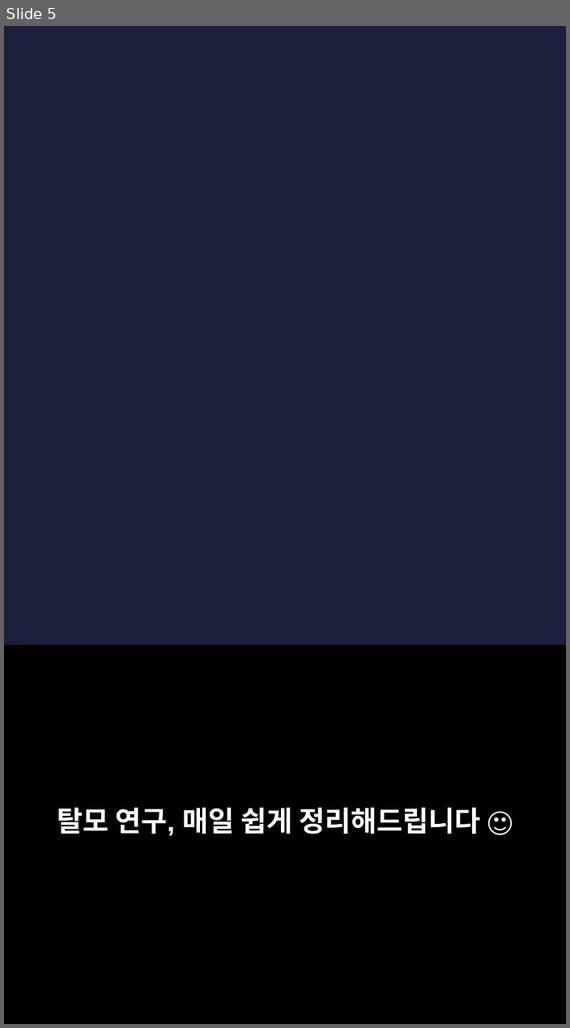
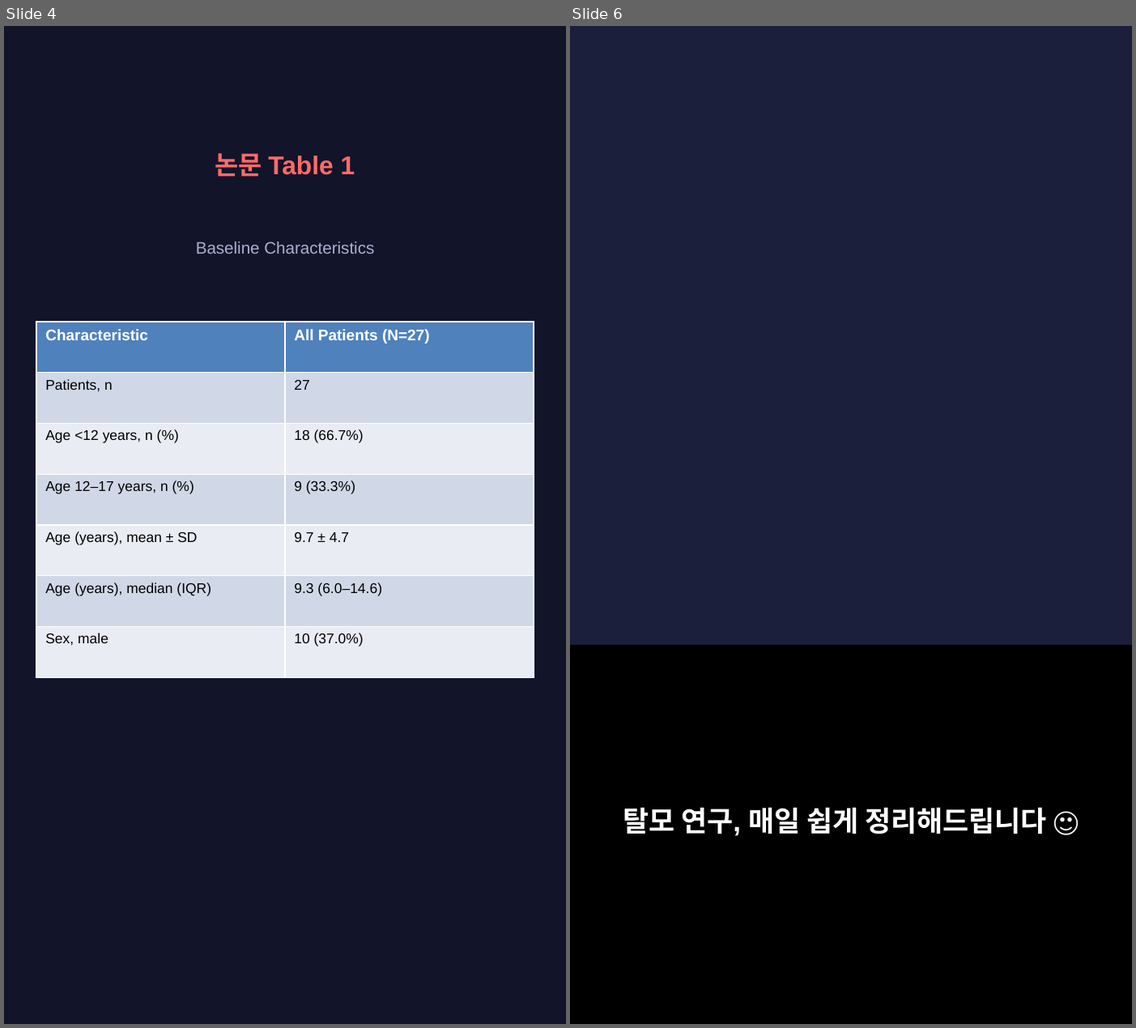
Before and after one commit to hyokang2010-BJ-ANTH/product-builder-test, a slide deck: pwa/data/latest/slides.pptx. Shown side by side, each under a label of ours: slide 5 before the commit, slides 4 and 6 after it; the slides between them are not shown. The pictures are 570x1028 and 1136x1028 pixels, drawn with LibreOffice and Linux fonts; fonts in the diff are those of the drawing; background and template pictures are left out. Boxes give left, top, right and bottom in pixels: in the first picture for what was removed or moved away, otherwise in the second. Text is boxed around its words. In the diff, an @@ line names an element or a change of style, - is before the commit and + after.

```diff
--- a/pwa/data/latest/slides.pptx
+++ b/pwa/data/latest/slides.pptx
@@ slide 4 added at (4, 26, 566, 1024), background #12142A @@
@@ text added at (215, 153, 356, 177), 20 pt, text #FF6B6B, bold @@
+논문 Table 1
@@ text added at (196, 241, 374, 254), 13 pt, text #AAAFCD @@
+Baseline Characteristics
@@ table added at (36, 322, 534, 678), 7 rows, 2 columns @@
+Characteristic | All Patients (N=27)
+Patients, n | 27
+Age <12 years, n (%) | 18 (66.7%)
+Age 12–17 years, n (%) | 9 (33.3%)
+Age (years), mean ± SD | 9.7 ± 4.7
+Age (years), median (IQR) | 9.3 (6.0–14.6)
+Sex, male | 10 (37.0%)
@@ what was slide 5 is now slide 6 @@
```
Also in this commit, not shown: 2 slides changed, 5 other slides added, 5 slides removed, 28 other files.
